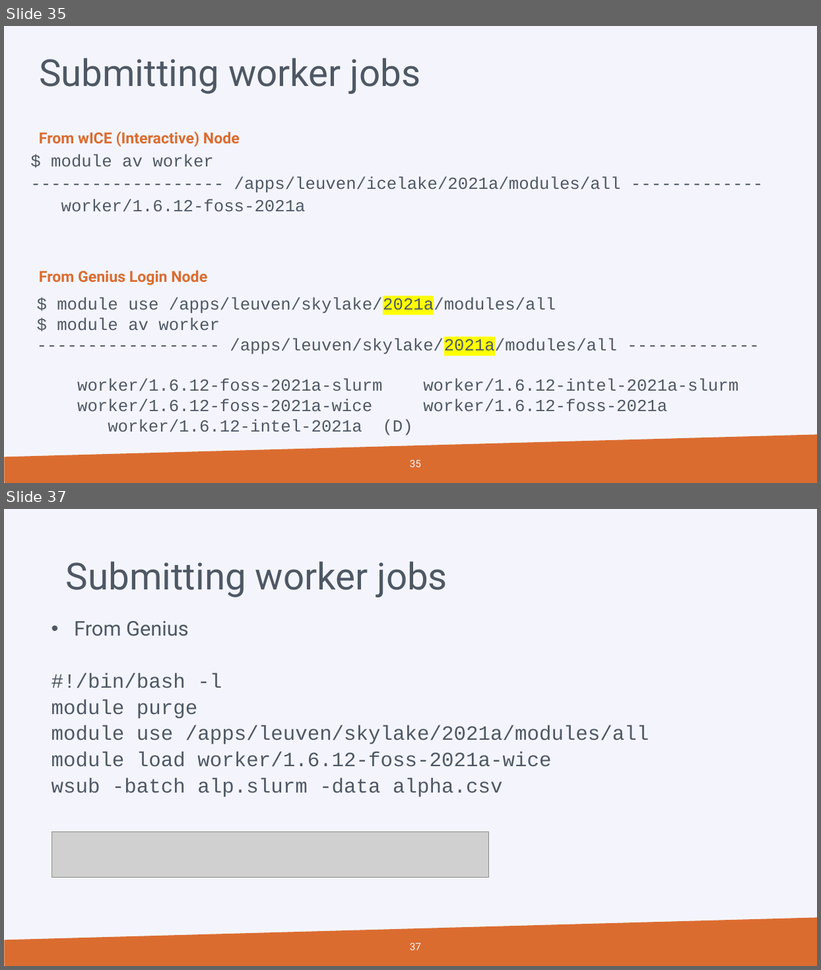
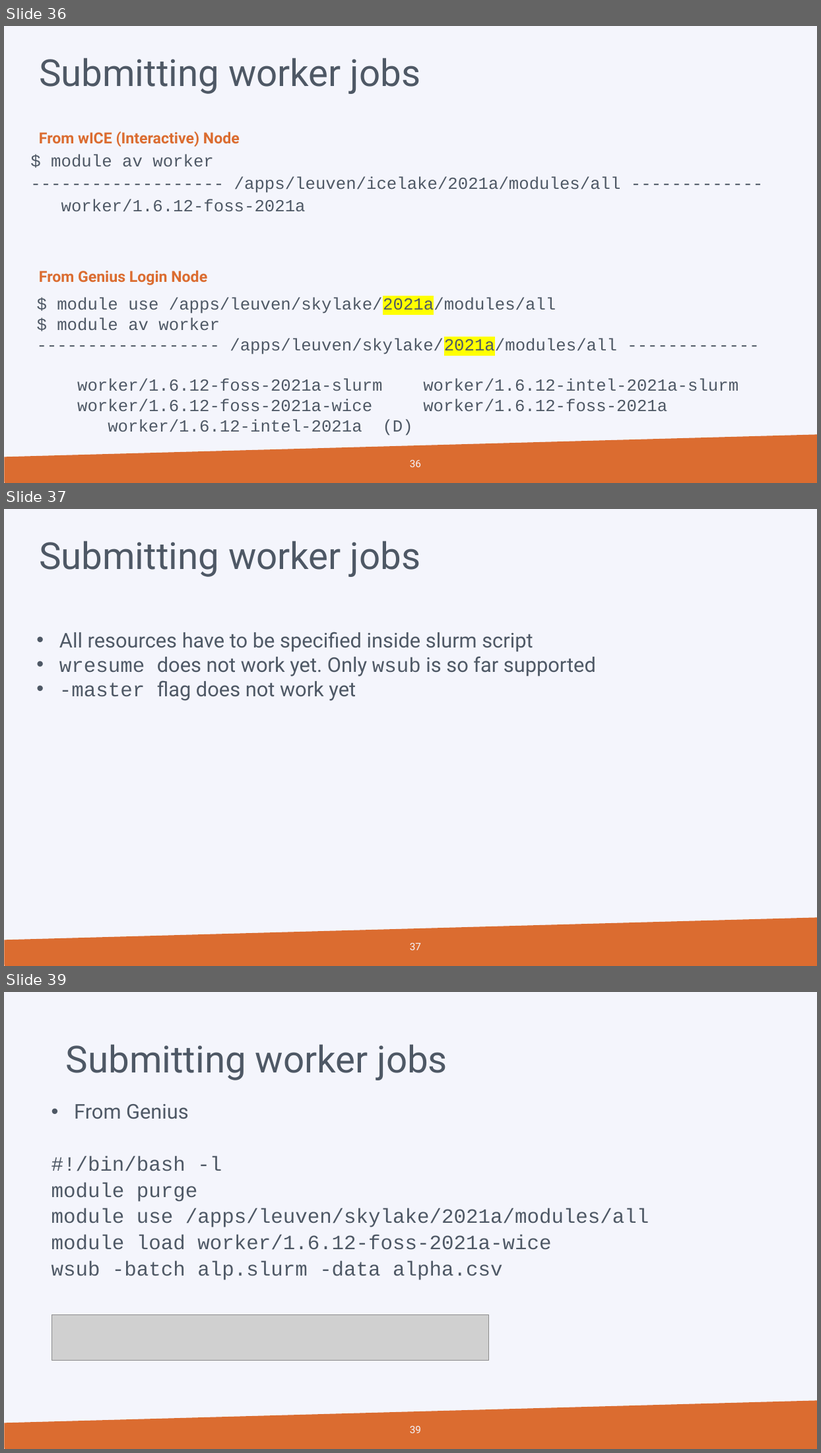
Before and after one commit to hpcleuven/Slurm-lunchbox, a slide deck: Slurm_Lunchbox.pptx. Shown one above the other, each under a label of ours: slides 35 and 37 before the commit, slides 36, 37 and 39 after it; the slides between them are not shown. The pictures are 821x970 and 821x1453 pixels, drawn with LibreOffice and Linux fonts; fonts in the diff are those of the drawing; grey boxes stand for pictures; background and template pictures are left out. Boxes give left, top, right and bottom in pixels: in the first picture for what was removed or moved away, otherwise in the second. Text is boxed around its words. In the diff, an @@ line names an element or a change of style, - is before the commit and + after.

Commit message:
Add files via upload
more info on conda and worker

```diff
--- a/Slurm_Lunchbox.pptx
+++ b/Slurm_Lunchbox.pptx
@@ slide 37 added at [4,509,817,966], background #F4F5FC; not listed: 1 template element that a slide beside it also shows @@
@@ title added at [39,541,420,577], 44 pt, text #4E5865 @@
+Submitting worker jobs
@@ text added at [59,632,596,701], 24 pt, text #4E5865 @@
+  • All resources have to be specified inside slurm script
+  • wresume does not work yet. Only wsub is so far supported
+  • -master flag does not work yet
@@ page number added at [410,943,421,951], 12 pt, text #F4F5FC @@
+37
@@ what was slide 35 is now slide 36 @@
@@ what was slide 37 is now slide 39 @@
@@ page number at [410,1426,421,1434]: text changed @@
-37
+39
```
Also in this commit, not shown: 1 slide changed, 1 other slide added.
